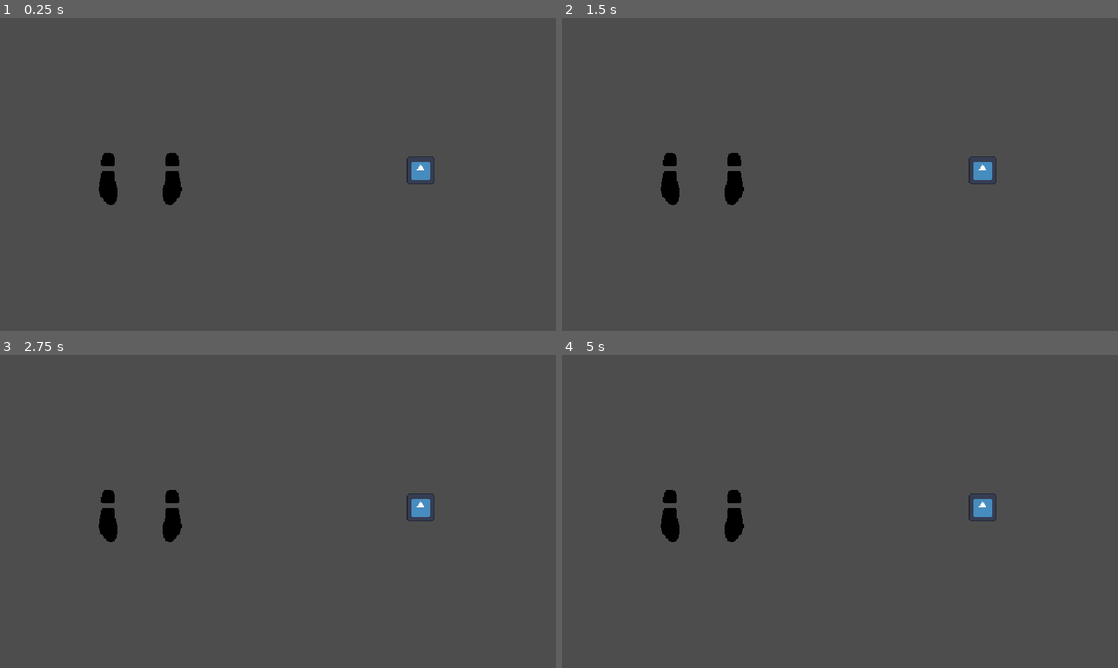
Above: before the commit, frames 1-4 (two rows, left to right).
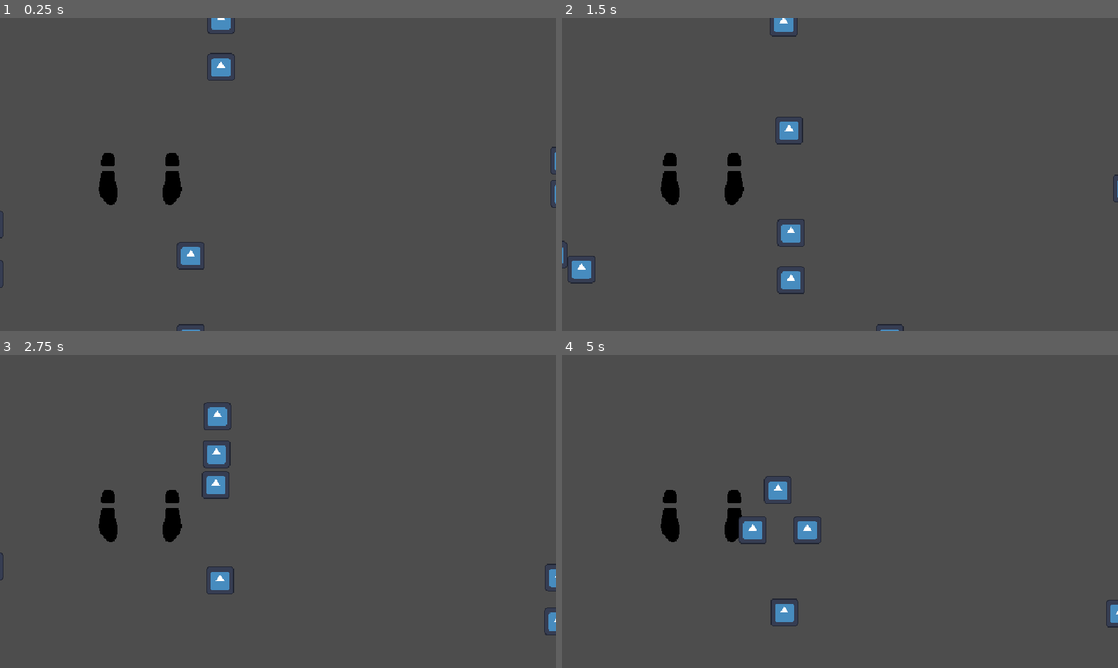
Above: after the commit, the same moments.

Repository: Burger-Bois/ld56
Game: Godot game, scene res://src/main.tscn
Same seed, same stepped clock (60 frames per second), same inputs: the game is played once before the commit and once after it. The engine's default icon, where the game draws it, is replaced by a stand-in: a white triangle on a blue panel in a dark square.
Inputs:
- Up to frame 1 (0.25 s): no input
- Up to frame 2 (1.5 s): tap Enter (ui_accept) at 0.5, 0.6, 0.77, 1.07, 1.35 s; hold Right (ui_right) from 0.53 s (still down)
- Up to frame 3 (2.75 s): tap Enter (ui_accept) at 1.52, 1.82, 2.1 s; release Right (ui_right) at 2.03 s; hold Left (ui_left) from 2.03 s (still down)
- Up to frame 4 (5 s): release Left (ui_left) at 2.78 s; hold Right (ui_right) 2.78-4.28 s; tap Enter (ui_accept) at 2.85, 3.02, 3.32, 3.6, 3.77, 4.07, 4.35, 4.52, 4.82 s; hold Left (ui_left) from 4.28 s (still down)

The runs differ from the first frame. In frame 1, 1.0% of the frame differs, in the area x 0-100%, y 0-100%; in frame 2, 1.5%; in frame 3, 1.5%; in frame 4, 1.4%.

Commit message:
added basic enemy spawn

Diff:
--- /dev/null
+++ b/src/enemy.gd
@@ -0,0 +1,33 @@
+extends CharacterBody2D
+
+class_name Enemy
+
+const SPEED = 10.0
+const JUMP_VELOCITY = -400.0
+
+
+func _physics_process(delta: float) -> void:
+	# Add the gravity.
+	#if not is_on_floor():
+		#velocity = get_gravity() * 0.2
+	velocity = get_gravity() * 0.2
+
+	# Handle jump.
+	if Input.is_action_just_pressed("ui_accept") and is_on_floor():
+		velocity.y = JUMP_VELOCITY
+
+	# Get the input direction and handle the movement/deceleration.
+	# As good practice, you should replace UI actions with custom gameplay actions.
+	var direction := Input.get_axis("ui_left", "ui_right")
+	if direction:
+		velocity.x = direction * SPEED
+	else:
+		velocity.x = move_toward(velocity.x, 0, SPEED)
+
+	move_and_slide()
+
+
+
+func _on_visible_on_screen_notifier_2d_screen_exited() -> void:
+	print("Exited screen")
+	queue_free()
--- a/src/enemy.tscn
+++ b/src/enemy.tscn
@@ -1,5 +1,6 @@
-[gd_scene load_steps=3 format=3 uid="uid://bh1nosmui2c64"]
+[gd_scene load_steps=4 format=3 uid="uid://dikhumfwfpnci"]
 
+[ext_resource type="Script" path="res://src/enemy.gd" id="1_h6464"]
 [ext_resource type="Texture2D" uid="uid://ddnircrexhpep" path="res://icon.svg" id="1_qpnch"]
 
 [sub_resource type="RectangleShape2D" id="RectangleShape2D_bbvrk"]
@@ -7,6 +8,7 @@
 
 [node name="Enemy" type="CharacterBody2D"]
 motion_mode = 1
+script = ExtResource("1_h6464")
 
 [node name="Sprite2D" type="Sprite2D" parent="."]
 scale = Vector2(0.25, 0.25)
@@ -14,3 +16,7 @@
 
 [node name="CollisionShape2D" type="CollisionShape2D" parent="."]
 shape = SubResource("RectangleShape2D_bbvrk")
+
+[node name="VisibleOnScreenNotifier2D" type="VisibleOnScreenNotifier2D" parent="."]
+
+[connection signal="screen_exited" from="VisibleOnScreenNotifier2D" to="." method="_on_visible_on_screen_notifier_2d_screen_exited"]
--- /dev/null
+++ b/src/stage.gd
@@ -0,0 +1,44 @@
+extends Node2D
+
+@export var enemy_scene: PackedScene
+
+@onready var spawn_point1 = $SpawnPoint1 as Marker2D
+@onready var spawn_point2 = $SpawnPoint2 as Marker2D
+@onready var spawn_point3 = $SpawnPoint3 as Marker2D
+@onready var spawn_point4 = $SpawnPoint4 as Marker2D
+
+var max_enemies = 10
+var enemy_count
+
+var spawns = []
+var rng = RandomNumberGenerator.new()
+
+
+# Called when the node enters the scene tree for the first time.
+func _ready() -> void:
+	spawns.append_array([spawn_point1, spawn_point2, spawn_point3, spawn_point4])
+	enemy_count = count_enemies()
+
+
+
+# Called every frame. 'delta' is the elapsed time since the previous frame.
+func _process(delta: float) -> void:
+	print(enemy_count)
+	enemy_count = count_enemies()
+	spawn()
+
+
+func spawn():
+	if enemy_count < max_enemies:
+		var spawn_num = rng.randi_range(0, 3)
+		var enemy = enemy_scene.instantiate()
+		enemy.global_position = spawns[spawn_num].global_position
+		add_child(enemy)
+
+func count_enemies():
+	var enemies = 0
+	var children = get_children()
+	for c in children:
+		if c is Enemy:
+			enemies += 1
+	return enemies
--- a/src/stage.tscn
+++ b/src/stage.tscn
@@ -1,12 +1,25 @@
-[gd_scene load_steps=3 format=3 uid="uid://bfa2xbiiyaxkl"]
+[gd_scene load_steps=4 format=3 uid="uid://d1u8nq23wty5c"]
 
-[ext_resource type="PackedScene" uid="uid://j82506cb8570" path="res://src/player.tscn" id="1_pla2g"]
-[ext_resource type="PackedScene" uid="uid://bh1nosmui2c64" path="res://src/enemy.tscn" id="2_7mh81"]
+[ext_resource type="PackedScene" uid="uid://cb5pi5upwwe8h" path="res://src/player.tscn" id="1_pla2g"]
+[ext_resource type="Script" path="res://src/stage.gd" id="1_x0yvg"]
+[ext_resource type="PackedScene" uid="uid://dikhumfwfpnci" path="res://src/enemy.tscn" id="2_7mh81"]
 
 [node name="Stage" type="Node2D"]
+script = ExtResource("1_x0yvg")
+enemy_scene = ExtResource("2_7mh81")
 
 [node name="Player" parent="." instance=ExtResource("1_pla2g")]
 position = Vector2(161, 174)
+script = null
 
-[node name="Enemy" parent="." instance=ExtResource("2_7mh81")]
-position = Vector2(484, 175)
+[node name="SpawnPoint1" type="Marker2D" parent="."]
+position = Vector2(254, -8)
+
+[node name="SpawnPoint2" type="Marker2D" parent="."]
+position = Vector2(649, 160)
+
+[node name="SpawnPoint3" type="Marker2D" parent="."]
+position = Vector2(377, 368)
+
+[node name="SpawnPoint4" type="Marker2D" parent="."]
+position = Vector2(-12, 243)
Not shown: 1 places in src/main.tscn that only renumber resources
Not shown: 1 places in src/player.tscn that only renumber resources
